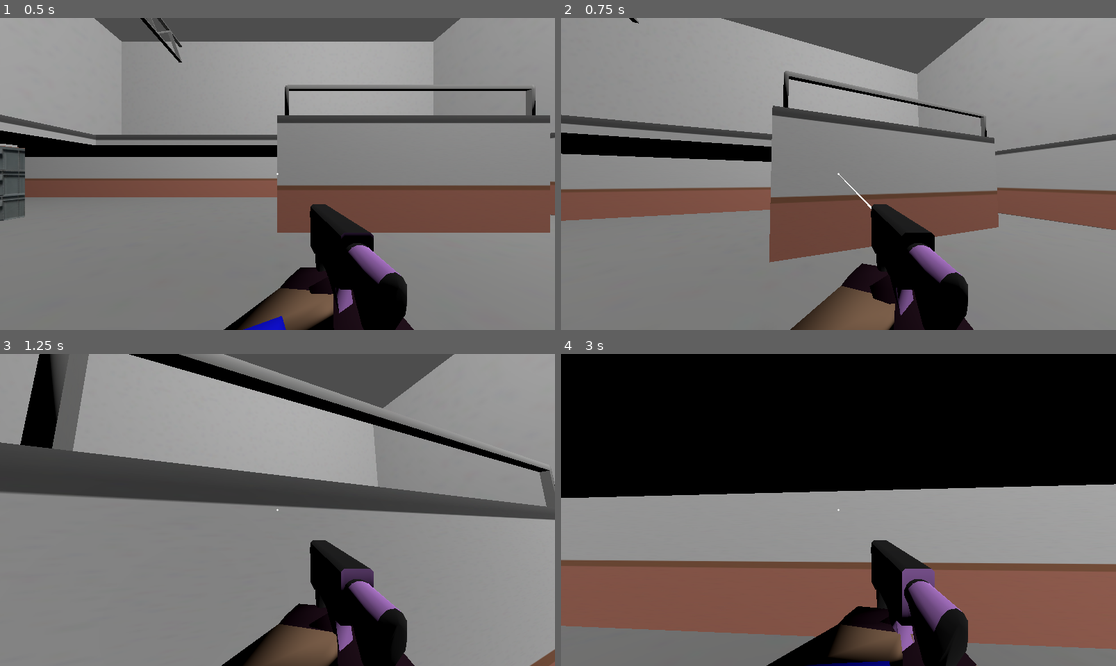
Above: before the commit, frames 1-4 (two rows, left to right).
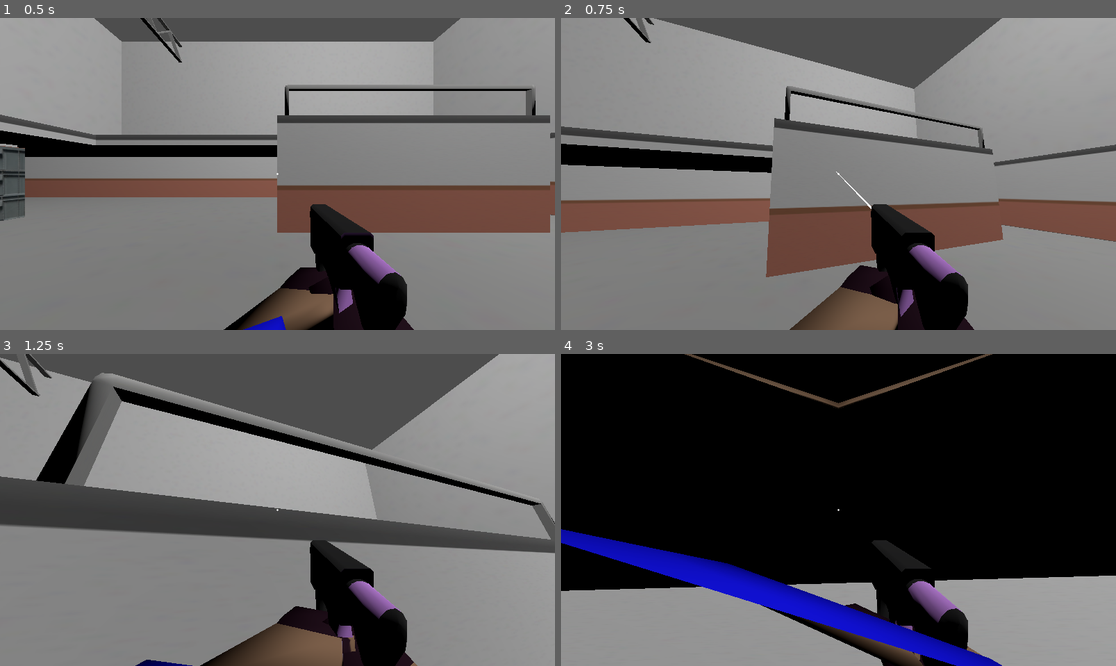
Above: after the commit, the same moments.

Repository: dairycultist/CityZoomer
Game: Godot game, scene res://level.tscn
The game is run twice, just before and just after one commit, with the same random seed, the same clock (stepped at 60 frames per second) and the same inputs.
Inputs (mouse positions are in pixels of both pictures, inside the frame that each line leads up to):
- Up to frame 1 (0.5 s): no input
- Up to frame 2 (0.75 s): move the mouse to (866, 174) at 0.52 s; press the mouse at (866, 174) at 0.53 s; hold W (walk_up) from 0.53 s (still down)
- Up to frame 3 (1.25 s): keep holding W (walk_up); tap Space (jump) at 0.77 s
- Up to frame 4 (3 s): keep holding W (walk_up); move the mouse to (810, 510) at 1.27 s; release the mouse at (810, 510) at 1.28 s; click (810, 510) at 1.35 s; tap Space (jump) at 1.52 s; move the mouse to (849, 503) at 2.02 s; press the mouse at (849, 503) at 2.03 s; move the mouse to (832, 516) at 2.77 s; release the mouse at (832, 516) at 2.78 s; click (832, 516) at 2.85 s

Frame 1 is identical in both runs. In frame 2, 19% of the frame differs, in the area x 0-100%, y 0-100%; in frame 3, 37%; in frame 4, 53%.

Commit message:
Spray takes into account whether you're moving or not

Diff:
--- a/player/bot_player.tscn
+++ b/player/bot_player.tscn
@@ -211,11 +211,16 @@
 transform = Transform3D(-1, 0, -8.74228e-08, 0, 1, 0, 8.74228e-08, 0, -1, 0, 0, 0)
 script = ExtResource("1_fsqg5")
 team = null
+recoil = null
 firerate_per_sec = null
 standing_spray_min = null
 standing_spray_max = null
 standing_spray_increase_rate = null
 standing_spray_decrease_rate = null
+running_spray_min = null
+running_spray_max = null
+running_spray_increase_rate = null
+running_spray_decrease_rate = null
 ground_accel = null
 air_accel = null
 max_speed = null
--- a/player/player.gd
+++ b/player/player.gd
@@ -12,7 +12,7 @@
 
 @export_group("Gunplay")
 
-@export var recoil: float = 1.0
+@export var recoil: float = 3.0
 
 @export var firerate_per_sec: float = 10
 
@@ -22,12 +22,14 @@
 var spray: float = 0.0
 
 @export var standing_spray_min: float = 0.0
-@export var standing_spray_max: float = 5.0
-@export var standing_spray_increase_rate: float = 5.0
+@export var standing_spray_max: float = 3.0
+@export var standing_spray_increase_rate: float = 15.0
 @export var standing_spray_decrease_rate: float = 5.0
 
-#@export var running_spray_min: float = 0.0
-#@export var running_spray_max: float = 1.0
+@export var running_spray_min: float = 1.0
+@export var running_spray_max: float = 4.0
+@export var running_spray_increase_rate: float = 20.0
+@export var running_spray_decrease_rate: float = 2.0
 
 @export_group("Movement")
 @export var ground_accel: float = 50
@@ -81,12 +83,18 @@
 	if time_since_last_shot < (1.0 / firerate_per_sec):
 
 		# currently shooting, increase spray
-		spray = min(standing_spray_max, spray + standing_spray_increase_rate * delta)
+		if velocity.length() > 0.1:
+			spray = min(running_spray_max, spray + running_spray_increase_rate * delta)
+		else:
+			spray = min(standing_spray_max, spray + standing_spray_increase_rate * delta)
 
 	else:
 
 		# not shooting, decrease spray
-		spray = max(standing_spray_min, spray - standing_spray_decrease_rate * delta)
+		if velocity.length() > 0.1:
+			spray = max(running_spray_min, spray - running_spray_decrease_rate * delta)
+		else:
+			spray = max(standing_spray_min, spray - standing_spray_decrease_rate * delta)
 
 	# gravity
 	velocity.y -= gravity * delta
